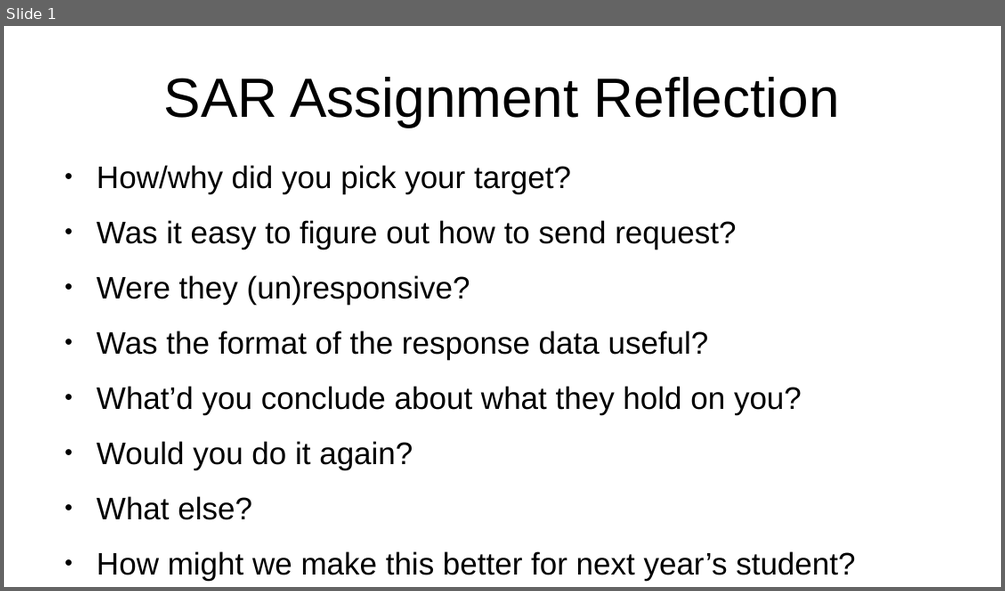
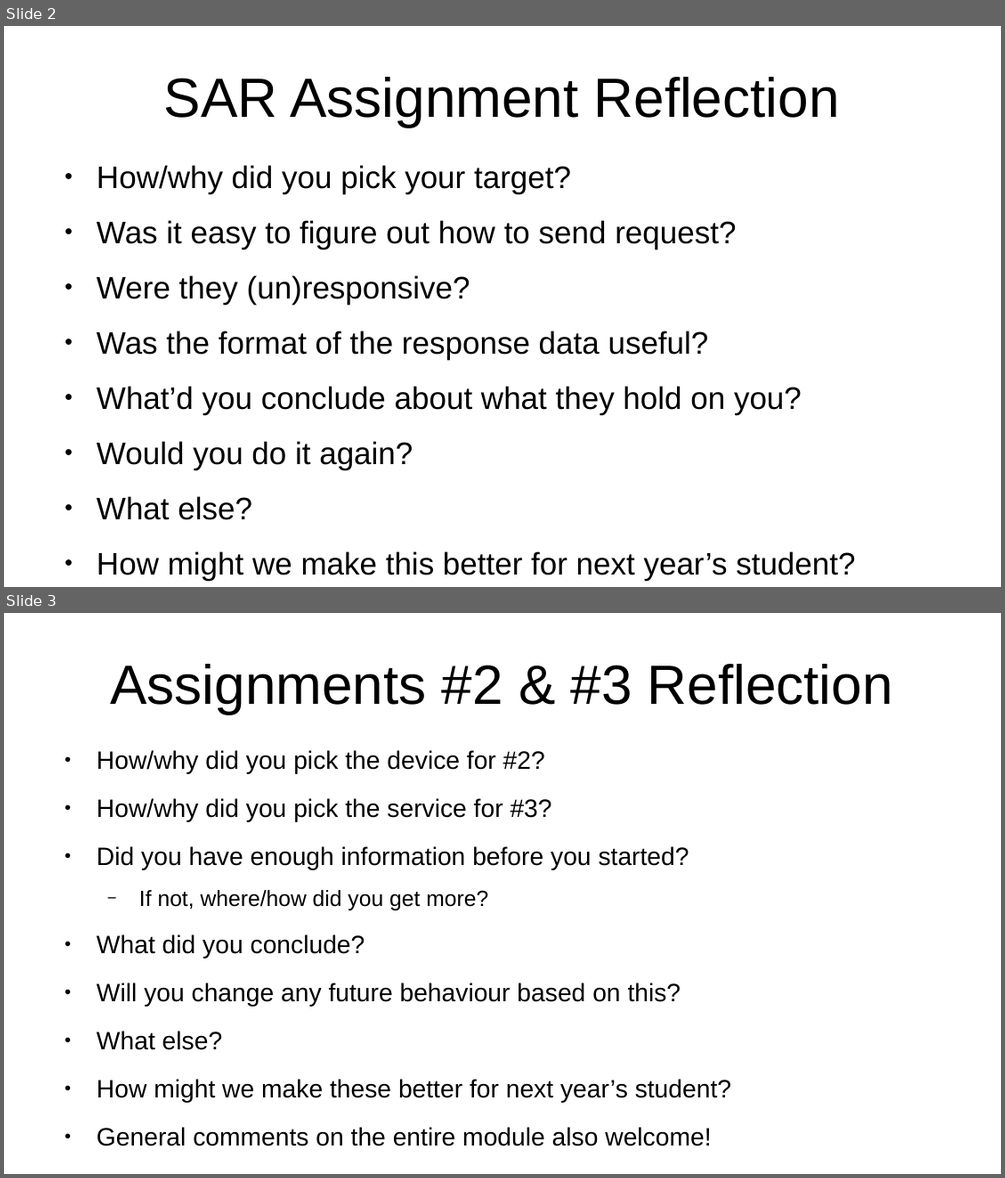
Before and after one commit to sftcd/witidtm, a slide deck: lectures/2020-2021/sar-reflection.odp. Shown one above the other, each under a label of ours: slide 1 before the commit, slides 2 and 3 after it. The pictures are 1005x591 and 1005x1178 pixels, drawn with LibreOffice and Linux fonts; fonts in the diff are those of the drawing. Boxes give left, top, right and bottom in pixels: in the first picture for what was removed or moved away, otherwise in the second. Text is boxed around its words. In the diff, an @@ line names an element or a change of style, - is before the commit and + after.

Commit message:
reflection slides

```diff
--- a/lectures/2020-2021/sar-reflection.odp
+++ b/lectures/2020-2021/sar-reflection.odp
@@ slide 3 added at bbox=[4, 613, 1001, 1174], background #FFFFFF @@
@@ title added at bbox=[111, 664, 893, 714], 44 pt, text #000000 @@
+Assignments #2 & #3 Reflection
@@ text added at bbox=[97, 750, 731, 1146], 20 pt, text #000000 @@
+● How/why did you pick the device for #2?
+● How/why did you pick the service for #3?
+● Did you have enough information before you started?
+  − If not, where/how did you get more?
+● What did you conclude?
+● Will you change any future behaviour based on this?
+● What else?
+● How might we make these better for next year’s student?
+● General comments on the entire module also welcome!
@@ what was slide 1 is now slide 2 @@
```
Also in this commit, not shown: 1 other slide added, 1 other file.
